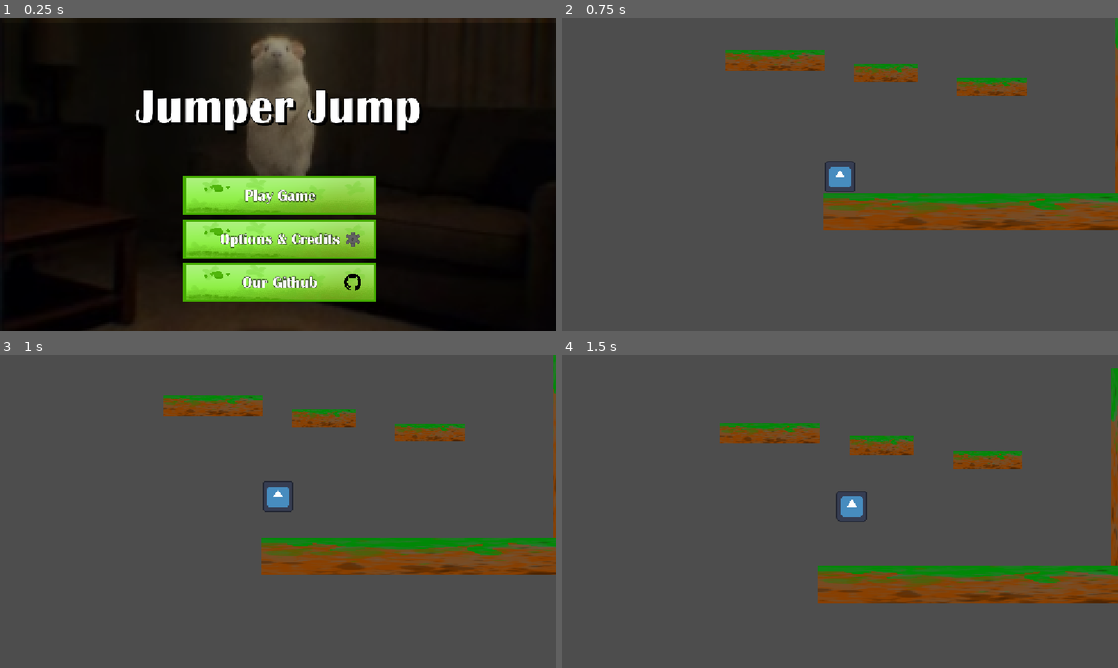
Above: before the commit, frames 1-4 (two rows, left to right).
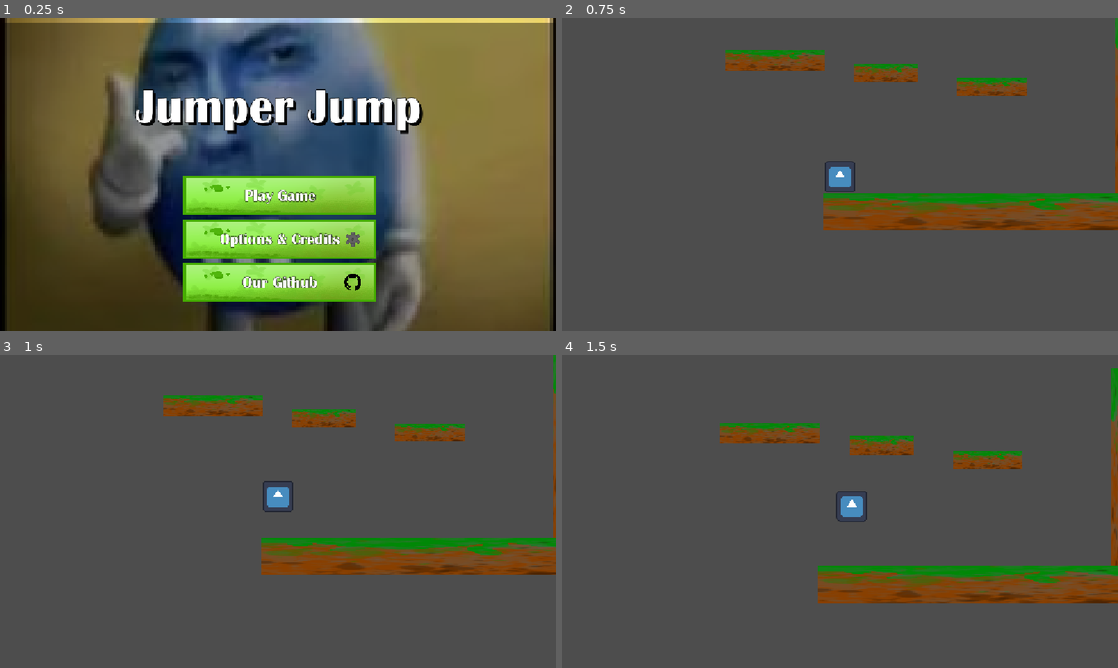
Above: after the commit, the same moments.

Repository: Guyiy1324/Jumpe-r-r-r-r-r-r-r-r
Game: Godot game, scene res://Scenes/MainMenu.tscn
Same seed, same stepped clock (60 frames per second), same inputs: the game is played once before the commit and once after it.
Inputs:
- Up to frame 1 (0.25 s): no input
- Up to frame 2 (0.75 s): click "Play Game" at 0.5 s
- Up to frame 3 (1 s): no input
- Up to frame 4 (1.5 s): hold Right (ui_right) from 1.28 s (still down)

The runs differ from the first frame. In frame 1, 79% of the frame differs, in the area x 0-100%, y 0-100%; in frame 2, nothing differs; in frame 3, nothing differs; in frame 4, nothing differs.

Commit message:
it's so over

Diff:
--- a/jump-e-r/Scripts/main_menu.gd
+++ b/jump-e-r/Scripts/main_menu.gd
@@ -6,12 +6,14 @@
 	preload("res://Assets/Backgrounds/Screenshot 2026-11-14 161934.png"),
 	preload("res://Assets/Backgrounds/Screenshot 2026-11-14 162002.png"),
 	preload("res://Assets/Backgrounds/Screenshot 2026-11-14 162018.png"),
-	preload("res://Assets/Backgrounds/icon.png"),
+	preload("res://Assets/Backgrounds/Screenshot 2026-11-15 103140.png"),
 	preload("res://Assets/Backgrounds/Screenshot 2026-11-14 172657.png"),
 	preload("res://Assets/Backgrounds/Screenshot 2026-11-15 083537.png"),
 	preload("res://Assets/Backgrounds/Screenshot 2026-11-15 102102.png"),
 	preload("res://Assets/Backgrounds/Screenshot 2026-11-15 102121.png"),
-	preload("res://Assets/Backgrounds/Screenshot 2026-11-15 102144.png")
+	preload("res://Assets/Backgrounds/Screenshot 2026-11-15 102144.png"),
+	preload("res://Assets/Backgrounds/Screenshot 2026-11-15 103024.png"),
+	preload("res://Assets/Backgrounds/icon.png")
 ]
 
 
Binary file added: jump-e-r/Assets/Backgrounds/Screenshot 2026-11-15 103024.png
Not shown, added: jump-e-r/Assets/Backgrounds/Screenshot 2026-11-15 103024.png.import
Binary file added: jump-e-r/Assets/Backgrounds/Screenshot 2026-11-15 103140.png
Not shown, added: jump-e-r/Assets/Backgrounds/Screenshot 2026-11-15 103140.png.import
Not shown: 1 places in jump-e-r/Scenes/map.tscn that only renumber resources
